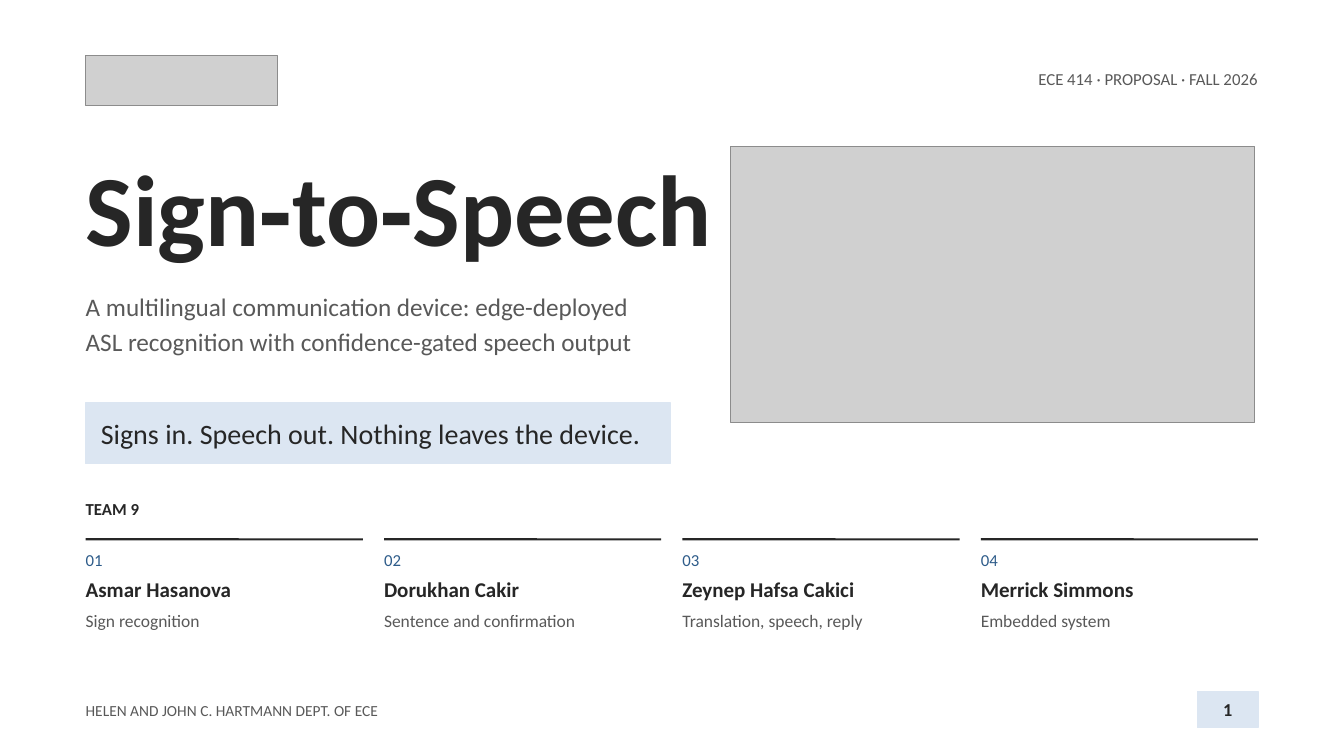
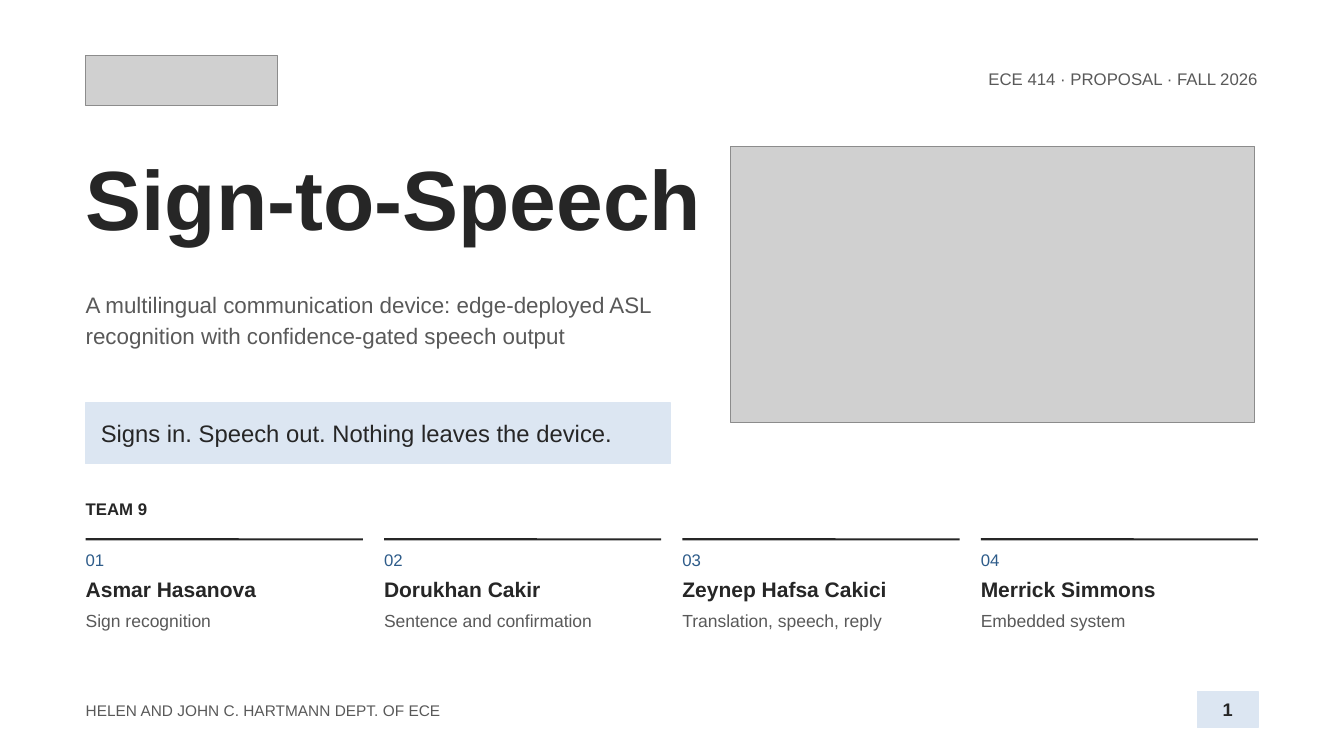
Before and after one commit to anxious956/Multilingual-Sign-to-Speech-Communication-Device, a slide deck: slide 1 of docs/presentation/Team9_Proposal_Presentation.pptx. Drawn at 1344x756 pixels with LibreOffice and Linux fonts; fonts in the diff are those of the drawing; grey boxes stand for pictures. Boxes give left, top, right and bottom in pixels: in the first picture for what was removed or moved away, otherwise in the second. Text is boxed around its words. In the diff, an @@ line names an element or a change of style, - is before the commit and + after.

```diff
--- a/docs/presentation/Team9_Proposal_Presentation.pptx
+++ b/docs/presentation/Team9_Proposal_Presentation.pptx
@@ text "Sign‑to‑Speech" at box(86, 169, 701, 245): size 72 to 60 pt, font Calibri to Arial @@
@@ text "A multilingual communication device: edge-deployed ..." at box(86, 297, 651, 349): size 18 to 16 pt, font Calibri to Arial @@
@@ text "Signs in. Speech out. Nothing ..." at box(101, 424, 612, 447): size 20 to 17 pt, font Calibri to Arial @@
@@ font Calibri to Arial in 16 elements at box(988, 73, 1257, 85), box(86, 503, 147, 515), box(86, 554, 105, 566), box(86, 582, 256, 598), box(86, 614, 210, 631), box(384, 554, 403, 566), box(384, 581, 540, 597), box(384, 614, 592, 627), box(682, 554, 701, 566), box(682, 581, 887, 602), box(682, 614, 882, 631), box(981, 554, 1000, 566), box(981, 581, 1155, 598), box(981, 614, 1125, 631), box(1223, 703, 1233, 716), box(86, 705, 441, 716) @@
```
Also in this commit, not shown: 7 other slides changed, 1 other file.
